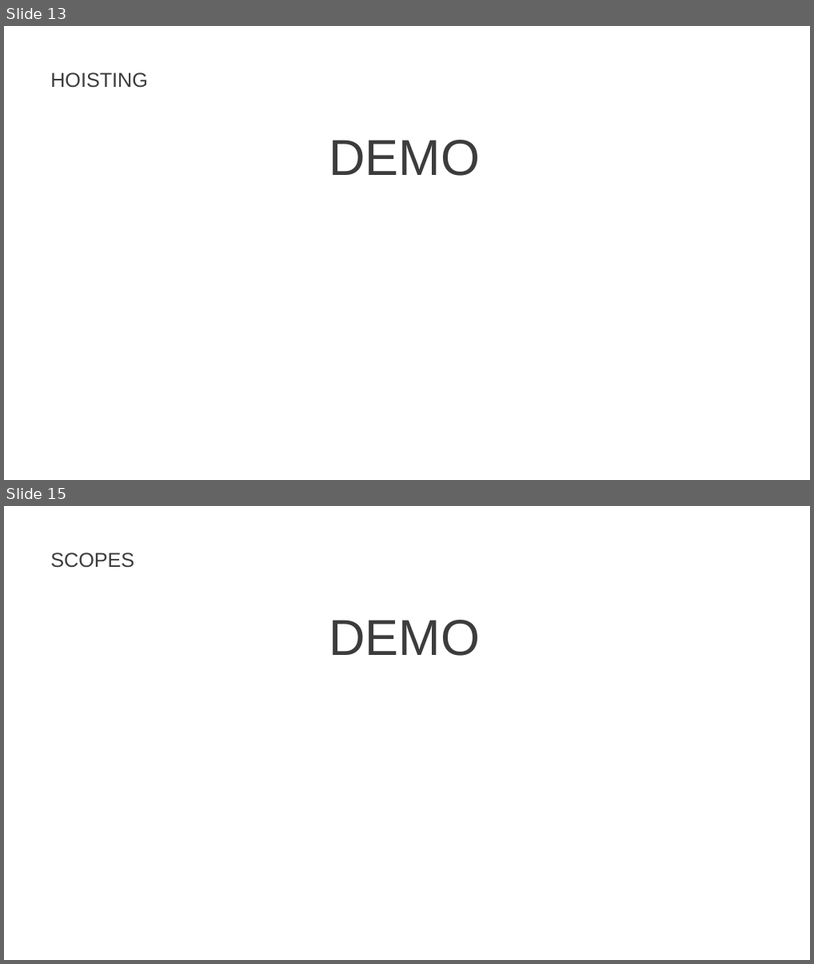
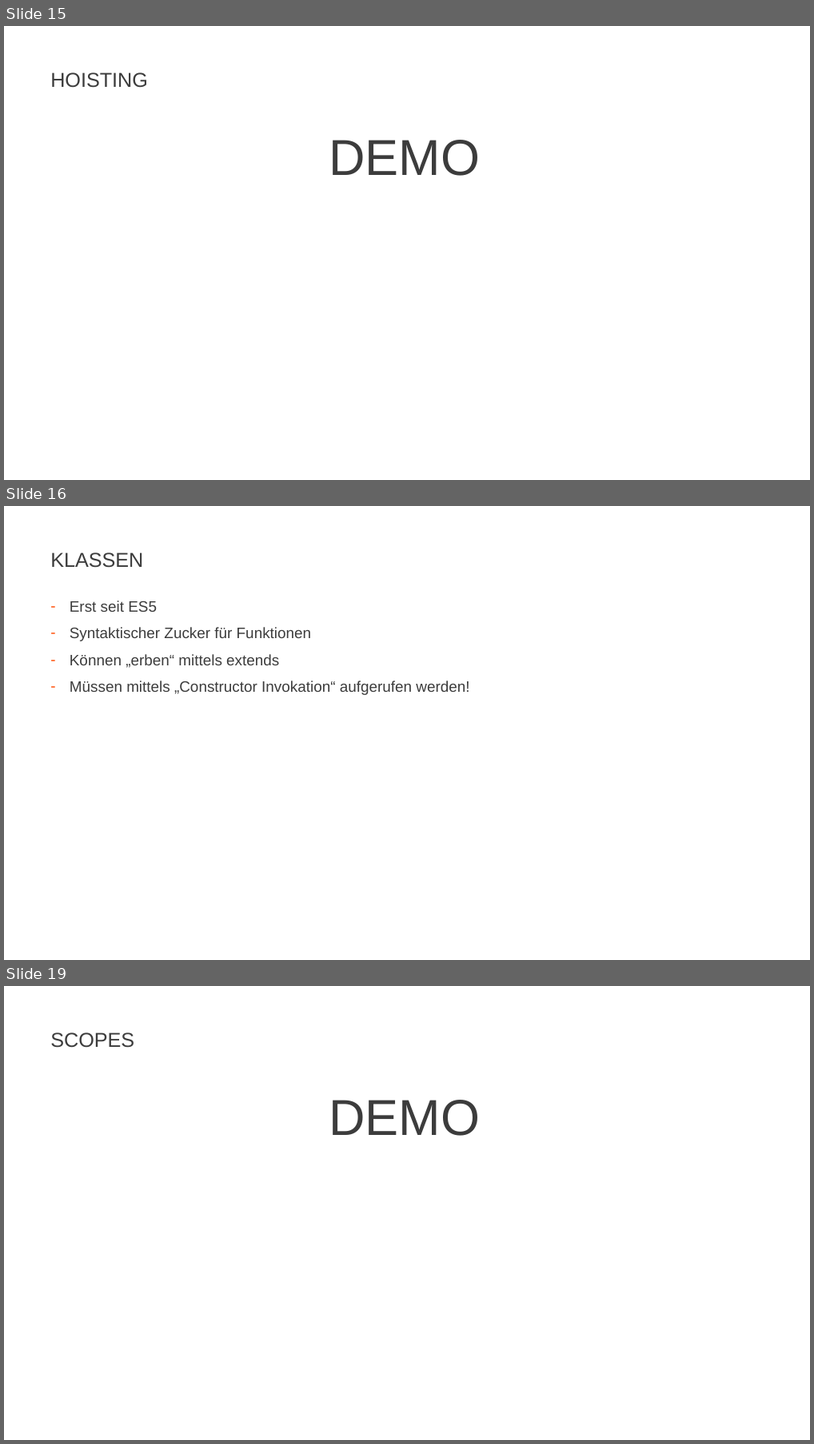
Before and after one commit to JohannesFeige/typescriptTrainingGrundlagen, a slide deck: TypeScriptBasics.pptx. Shown one above the other, each under a label of ours: slides 13 and 15 before the commit, slides 15, 16 and 19 after it; the slides between them are not shown. The pictures are 814x964 and 814x1444 pixels, drawn with LibreOffice and Linux fonts; fonts in the diff are those of the drawing; background and template pictures are left out. Boxes give left, top, right and bottom in pixels: in the first picture for what was removed or moved away, otherwise in the second. Text is boxed around its words. In the diff, an @@ line names an element or a change of style, - is before the commit and + after.

```diff
--- a/TypeScriptBasics.pptx
+++ b/TypeScriptBasics.pptx
@@ slide 16 added at box(4, 506, 810, 960), background #FFFFFF @@
@@ title added at box(50, 552, 143, 568), 24 pt, text #3C3C3C @@
+KLASSEN
@@ text added at box(70, 600, 470, 695), 18 pt, text #3C3C3C @@
+– Erst seit ES5
+– Syntaktischer Zucker für Funktionen
+– Können „erben“ mittels extends
+– Müssen mittels „Constructor Invokation“ aufgerufen werden!
@@ what was slide 13 is now slide 15 @@
@@ what was slide 15 is now slide 19 @@
```
Also in this commit, not shown: 4 slides changed, 5 other slides added, 1 slide removed, 7 other files.
